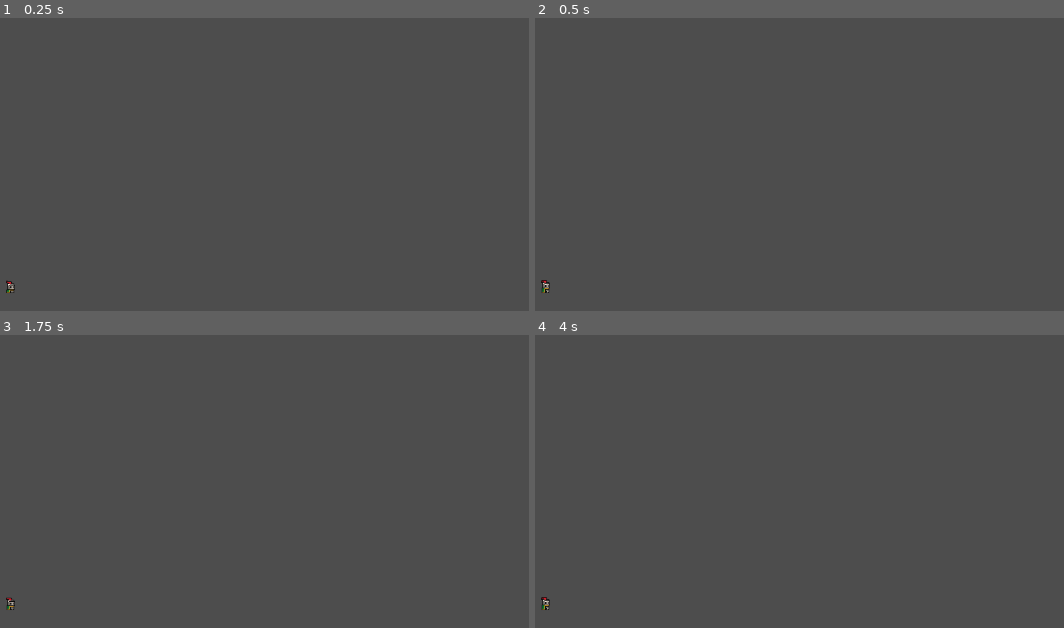
Above: before the commit, frames 1-4 (two rows, left to right).
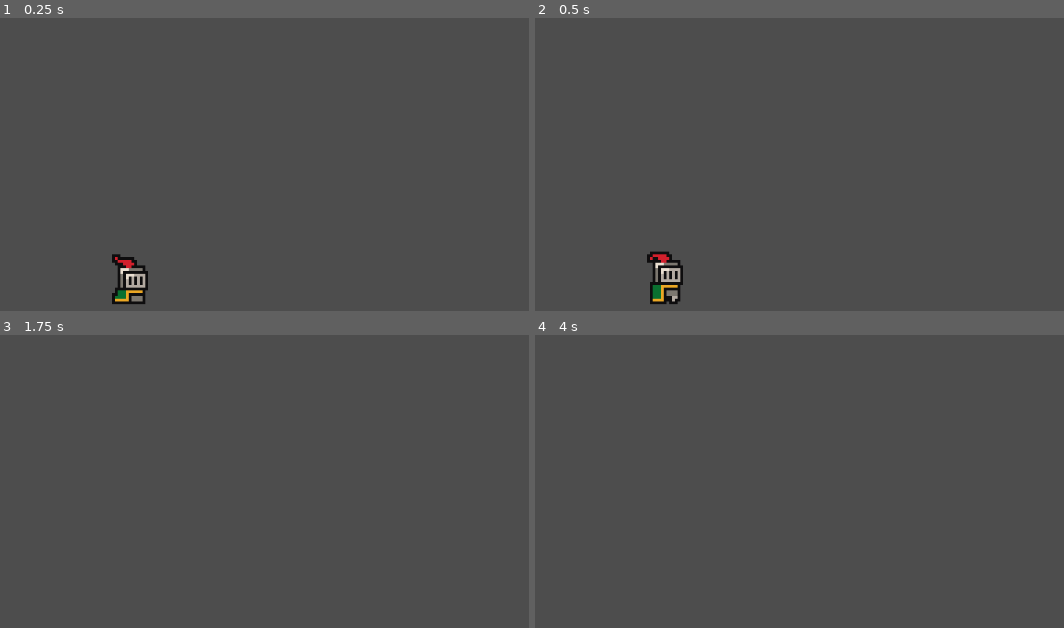
Above: after the commit, the same moments.

Repository: shawnhoefling/guided-godot-project
Game: Godot game, scene res://scenes/game.tscn
Same seed, same stepped clock (60 frames per second), same inputs: the game is played once before the commit and once after it.
Inputs:
- Up to frame 1 (0.25 s): no input
- Up to frame 2 (0.5 s): no input
- Up to frame 3 (1.75 s): tap Enter (ui_accept) at 0.5, 0.6, 0.77, 1.07, 1.35, 1.52 s; hold Right (ui_right) from 0.53 s (still down)
- Up to frame 4 (4 s): tap Enter (ui_accept) at 1.82, 2.1, 2.85, 3.02, 3.32, 3.5, 3.6, 3.77 s; release Right (ui_right) at 2.03 s; hold Left (ui_left) 2.03-2.78 s; hold Right (ui_right) from 2.78 s (still down)

The runs differ from the first frame. In frame 1, 0.9% of the frame differs, in the area x 1-28%, y 80-98%; in frame 2, 1.0%, in the area x 1-28%, y 79-98%; in frame 3, less than 0.1%; in frame 4, less than 0.1%.

Commit message:
Basic character movement around blank screen complete

Diff:
--- a/scenes/game.tscn
+++ b/scenes/game.tscn
@@ -1,8 +1,20 @@
-[gd_scene load_steps=2 format=3 uid="uid://dg1kmukraxla4"]
+[gd_scene load_steps=3 format=3 uid="uid://dg1kmukraxla4"]
 
 [ext_resource type="PackedScene" uid="uid://db8yj4fny8ms" path="res://scenes/player.tscn" id="1_6xh2v"]
+
+[sub_resource type="WorldBoundaryShape2D" id="WorldBoundaryShape2D_3ffk7"]
 
 [node name="Game" type="Node2D"]
 
 [node name="Player" parent="." instance=ExtResource("1_6xh2v")]
-position = Vector2(402, 400)
+position = Vector2(27, 32)
+
+[node name="Camera2D" type="Camera2D" parent="."]
+position = Vector2(27, 28)
+zoom = Vector2(4, 4)
+
+[node name="StaticBody2D" type="StaticBody2D" parent="."]
+position = Vector2(28, 49)
+
+[node name="CollisionShape2D" type="CollisionShape2D" parent="StaticBody2D"]
+shape = SubResource("WorldBoundaryShape2D_3ffk7")
--- a/scenes/player.tscn
+++ b/scenes/player.tscn
@@ -1,5 +1,6 @@
-[gd_scene load_steps=8 format=3 uid="uid://db8yj4fny8ms"]
+[gd_scene load_steps=9 format=3 uid="uid://db8yj4fny8ms"]
 
+[ext_resource type="Script" path="res://scripts/player.gd" id="1_avygd"]
 [ext_resource type="Texture2D" uid="uid://wvhf7illbxoa" path="res://assets/sprites/knight.png" id="1_mcsgh"]
 
 [sub_resource type="AtlasTexture" id="AtlasTexture_fwulr"]
@@ -42,6 +43,7 @@
 radius = 4.0
 
 [node name="Player" type="CharacterBody2D"]
+script = ExtResource("1_avygd")
 
 [node name="AnimatedSprite2D" type="AnimatedSprite2D" parent="."]
 position = Vector2(0, -12)
--- /dev/null
+++ b/scripts/player.gd
@@ -0,0 +1,28 @@
+extends CharacterBody2D
+
+
+const SPEED = 300.0
+const JUMP_VELOCITY = -400.0
+
+# Get the gravity from the project settings to be synced with RigidBody nodes.
+var gravity = ProjectSettings.get_setting("physics/2d/default_gravity")
+
+
+func _physics_process(delta):
+	# Add the gravity.
+	if not is_on_floor():
+		velocity.y += gravity * delta
+
+	# Handle jump.
+	if Input.is_action_just_pressed("ui_accept") and is_on_floor():
+		velocity.y = JUMP_VELOCITY
+
+	# Get the input direction and handle the movement/deceleration.
+	# As good practice, you should replace UI actions with custom gameplay actions.
+	var direction = Input.get_axis("ui_left", "ui_right")
+	if direction:
+		velocity.x = direction * SPEED
+	else:
+		velocity.x = move_toward(velocity.x, 0, SPEED)
+
+	move_and_slide()
